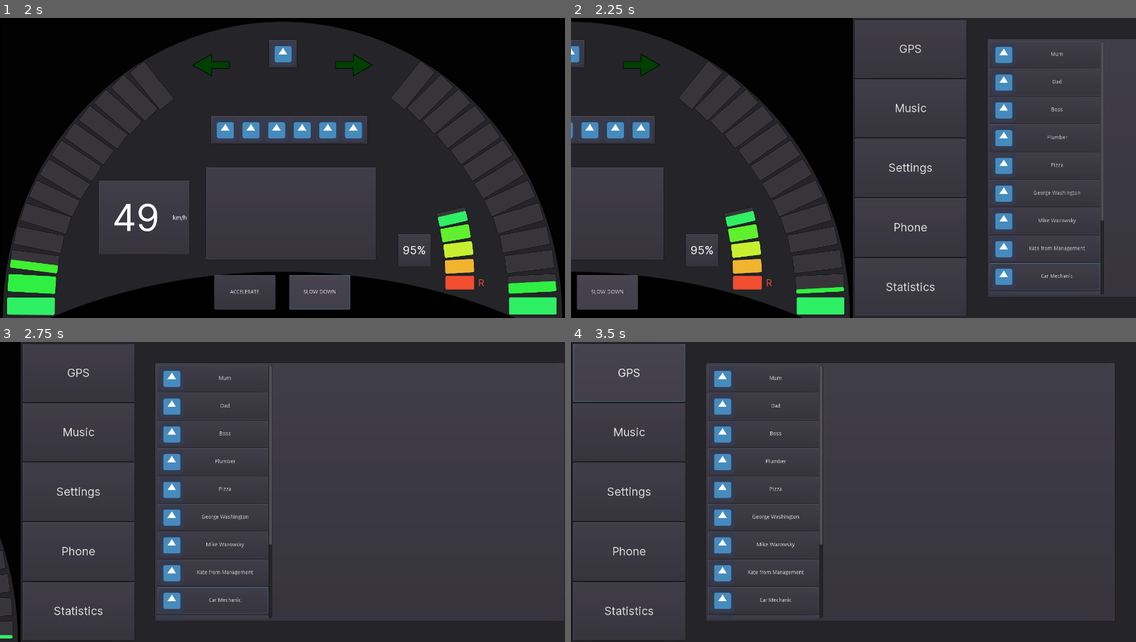
Above: before the commit, frames 1-4 (two rows, left to right).
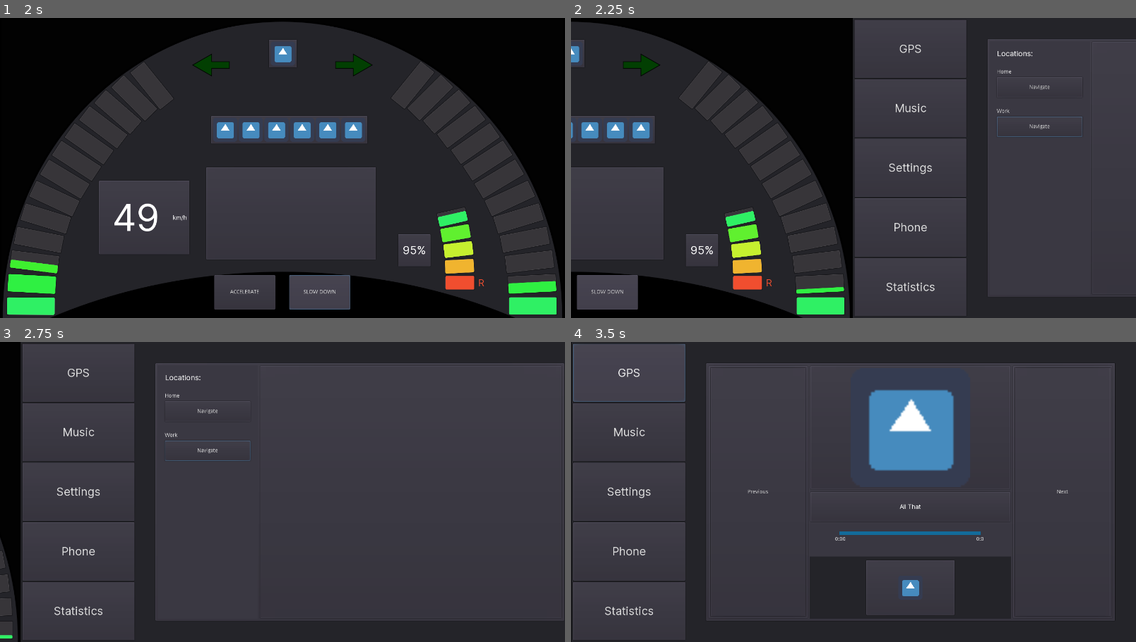
Above: after the commit, the same moments.

Repository: przadkap/car-dashboard
Game: Godot game, scene res://App.tscn
Two runs of this game, one before a commit and one after it. Both use one fixed random seed, a clock stepped at 60 frames per second and the inputs below. Before the commit the project starts from res://BTWScreen/BehindTheWheelScreen.tscn. The engine's default icon, where the game draws it, is replaced by a stand-in: a white triangle on a blue panel in a dark square. Sound files missing from this copy of the repository are replaced by a short silence.
Inputs:
- Up to frame 1 (2 s): click "ACCELERATE" at 0.5 s; click "SLOW DOWN" at 1.25 s
- Up to frame 2 (2.25 s): tap Enter at 2 s; hold Right from 2.03 s (still down); tap 0 at 2.1 s
- Up to frame 3 (2.75 s): keep holding Right
- Up to frame 4 (3.5 s): release Right at 2.75 s; click "GPS" at 2.75 s

Frame 1 is identical in both runs. In frame 2, 2.1% of the frame differs, in the area x 74-95%, y 7-93%; in frame 3, 2.2%; in frame 4, 7.1%, in the area x 24-88%, y 7-93%.

Commit message:
setup gps skeleton

Diff:
--- a/Car Dashboard/BTWScreen/BehindTheWheelScreen.tscn
+++ b/Car Dashboard/App.tscn
@@ -1,33 +1,33 @@
-[gd_scene load_steps=30 format=2]
+[gd_scene load_steps=32 format=2]
 
 [ext_resource path="res://BTWScreen/Accelerometer/Accelerometer.gd" type="Script" id=1]
 [ext_resource path="res://App.gd" type="Script" id=2]
-[ext_resource path="res://BTWScreen/FuelMeter/FuelMeter.gd" type="Script" id=3]
-[ext_resource path="res://BTWScreen/Tachometer/Tachometer.gd" type="Script" id=4]
-[ext_resource path="res://images/icon.png" type="Texture" id=5]
-[ext_resource path="res://images/BTWMask.png" type="Texture" id=6]
-[ext_resource path="res://fonts/Inter-V.ttf" type="DynamicFontData" id=7]
+[ext_resource path="res://MMScreen/Content.gd" type="Script" id=3]
+[ext_resource path="res://MMScreen/contents/MusicPlayer.tscn" type="PackedScene" id=4]
+[ext_resource path="res://MMScreen/Phone.tscn" type="PackedScene" id=5]
+[ext_resource path="res://MMScreen/styleboxes/multimedia_tiles.tres" type="StyleBox" id=6]
+[ext_resource path="res://MMScreen/styleboxes/multimedia_sidebar.tres" type="StyleBox" id=7]
 [ext_resource path="res://BTWScreen/styleboxes/level-1.tres" type="StyleBox" id=8]
-[ext_resource path="res://images/turn_active.png" type="Texture" id=9]
-[ext_resource path="res://images/turn_idle.png" type="Texture" id=10]
-[ext_resource path="res://BTWScreen/TurnLeft.gd" type="Script" id=11]
-[ext_resource path="res://BTWScreen/TurnRight.gd" type="Script" id=12]
-[ext_resource path="res://MMScreen/styleboxes/multimedia_tiles.tres" type="StyleBox" id=13]
-[ext_resource path="res://MMScreen/PanelContainer.gd" type="Script" id=14]
-[ext_resource path="res://MMScreen/contents/MusicPlayer.tscn" type="PackedScene" id=15]
-[ext_resource path="res://MMScreen/styleboxes/multimedia_sidebar.tres" type="StyleBox" id=16]
-[ext_resource path="res://BTWScreen/SpeedDigits.gd" type="Script" id=17]
-[ext_resource path="res://BTWScreen/FuelDigits.gd" type="Script" id=18]
-[ext_resource path="res://BTWScreen/MultimediaScreen.gd" type="Script" id=19]
-[ext_resource path="res://MMScreen/Phone.tscn" type="PackedScene" id=20]
-[ext_resource path="res://MMScreen/Content.gd" type="Script" id=21]
+[ext_resource path="res://BTWScreen/FuelDigits.gd" type="Script" id=9]
+[ext_resource path="res://BTWScreen/TurnLeft.gd" type="Script" id=10]
+[ext_resource path="res://BTWScreen/FuelMeter/FuelMeter.gd" type="Script" id=11]
+[ext_resource path="res://BTWScreen/MultimediaScreen.gd" type="Script" id=12]
+[ext_resource path="res://BTWScreen/SpeedDigits.gd" type="Script" id=13]
+[ext_resource path="res://BTWScreen/Tachometer/Tachometer.gd" type="Script" id=14]
+[ext_resource path="res://BTWScreen/TurnRight.gd" type="Script" id=15]
+[ext_resource path="res://MMScreen/PanelContainer.gd" type="Script" id=16]
+[ext_resource path="res://fonts/Inter-V.ttf" type="DynamicFontData" id=17]
+[ext_resource path="res://images/icon.png" type="Texture" id=18]
+[ext_resource path="res://images/turn_idle.png" type="Texture" id=19]
+[ext_resource path="res://images/turn_active.png" type="Texture" id=20]
+[ext_resource path="res://images/BTWMask.png" type="Texture" id=21]
 
 [sub_resource type="DynamicFont" id=1]
 size = 100
-font_data = ExtResource( 7 )
+font_data = ExtResource( 17 )
 
 [sub_resource type="DynamicFont" id=2]
-font_data = ExtResource( 7 )
+font_data = ExtResource( 17 )
 
 [sub_resource type="StyleBoxEmpty" id=3]
 
@@ -35,19 +35,30 @@
 
 [sub_resource type="DynamicFont" id=5]
 size = 30
-font_data = ExtResource( 7 )
+font_data = ExtResource( 17 )
 
 [sub_resource type="DynamicFont" id=6]
 size = 50
-font_data = ExtResource( 7 )
+font_data = ExtResource( 17 )
 
 [sub_resource type="DynamicFont" id=7]
 size = 30
-font_data = ExtResource( 7 )
-
-[sub_resource type="DynamicFont" id=11]
+font_data = ExtResource( 17 )
+
+[sub_resource type="StyleBoxFlat" id=9]
+content_margin_left = 20.0
+content_margin_right = 20.0
+content_margin_top = 20.0
+content_margin_bottom = 20.0
+bg_color = Color( 0.231373, 0.223529, 0.262745, 1 )
+
+[sub_resource type="DynamicFont" id=10]
+size = 20
+font_data = ExtResource( 17 )
+
+[sub_resource type="DynamicFont" id=8]
 size = 25
-font_data = ExtResource( 7 )
+font_data = ExtResource( 17 )
 
 [node name="App" type="Control"]
 margin_left = 2.1189
@@ -948,13 +959,96 @@
 size_flags_horizontal = 3
 size_flags_vertical = 3
 size_flags_stretch_ratio = 4.0
-custom_styles/panel = ExtResource( 13 )
-script = ExtResource( 21 )
-
-[node name="MusicPlayer" parent="MultimediaScreen/PanelContainer/SideSeparator/Content" instance=ExtResource( 15 )]
+custom_styles/panel = ExtResource( 6 )
+script = ExtResource( 3 )
+
+[node name="GPS" type="PanelContainer" parent="MultimediaScreen/PanelContainer/SideSeparator/Content"]
+margin_left = 50.0
+margin_top = 50.0
+margin_right = 1139.0
+margin_bottom = 740.0
+
+[node name="HBoxContainer" type="HBoxContainer" parent="MultimediaScreen/PanelContainer/SideSeparator/Content/GPS"]
+margin_left = 7.0
+margin_top = 7.0
+margin_right = 1082.0
+margin_bottom = 683.0
+
+[node name="Locations" type="PanelContainer" parent="MultimediaScreen/PanelContainer/SideSeparator/Content/GPS/HBoxContainer"]
+margin_right = 267.0
+margin_bottom = 676.0
+size_flags_horizontal = 3
+size_flags_vertical = 3
+custom_styles/panel = SubResource( 9 )
+
+[node name="LocationList" type="VBoxContainer" parent="MultimediaScreen/PanelContainer/SideSeparator/Content/GPS/HBoxContainer/Locations"]
+margin_left = 20.0
+margin_top = 20.0
+margin_right = 247.0
+margin_bottom = 656.0
+custom_constants/separation = 30
+
+[node name="Title" type="Label" parent="MultimediaScreen/PanelContainer/SideSeparator/Content/GPS/HBoxContainer/Locations/LocationList"]
+margin_right = 227.0
+margin_bottom = 25.0
+custom_fonts/font = SubResource( 10 )
+text = "Locations:"
+
+[node name="Home" type="VBoxContainer" parent="MultimediaScreen/PanelContainer/SideSeparator/Content/GPS/HBoxContainer/Locations/LocationList"]
+margin_top = 55.0
+margin_right = 227.0
+margin_bottom = 130.0
+rect_min_size = Vector2( 0, 75 )
+custom_constants/separation = 7
+
+[node name="PlaceName" type="Label" parent="MultimediaScreen/PanelContainer/SideSeparator/Content/GPS/HBoxContainer/Locations/LocationList/Home"]
+margin_right = 227.0
+margin_bottom = 14.0
+size_flags_horizontal = 3
+text = "Home"
+
+[node name="Navigate" type="Button" parent="MultimediaScreen/PanelContainer/SideSeparator/Content/GPS/HBoxContainer/Locations/LocationList/Home"]
+margin_top = 21.0
+margin_right = 227.0
+margin_bottom = 75.0
+size_flags_horizontal = 3
+size_flags_vertical = 3
+text = "Navigate"
+
+[node name="Work" type="VBoxContainer" parent="MultimediaScreen/PanelContainer/SideSeparator/Content/GPS/HBoxContainer/Locations/LocationList"]
+margin_top = 160.0
+margin_right = 227.0
+margin_bottom = 235.0
+rect_min_size = Vector2( 0, 75 )
+custom_constants/separation = 7
+
+[node name="PlaceName" type="Label" parent="MultimediaScreen/PanelContainer/SideSeparator/Content/GPS/HBoxContainer/Locations/LocationList/Work"]
+margin_right = 227.0
+margin_bottom = 14.0
+size_flags_horizontal = 3
+text = "Work"
+
+[node name="Navigate" type="Button" parent="MultimediaScreen/PanelContainer/SideSeparator/Content/GPS/HBoxContainer/Locations/LocationList/Work"]
+margin_top = 21.0
+margin_right = 227.0
+margin_bottom = 75.0
+size_flags_horizontal = 3
+size_flags_vertical = 3
+text = "Navigate"
+
+[node name="Map" type="PanelContainer" parent="MultimediaScreen/PanelContainer/SideSeparator/Content/GPS/HBoxContainer"]
+margin_left = 271.0
+margin_right = 1075.0
+margin_bottom = 676.0
+size_flags_horizontal = 3
+size_flags_vertical = 3
+size_flags_stretch_ratio = 3.0
+
+[node name="MusicPlayer" parent="MultimediaScreen/PanelContainer/SideSeparator/Content" instance=ExtResource( 4 )]
 visible = false
 
-[node name="Phone" parent="MultimediaScreen/PanelContainer/SideSeparator/Content" instance=ExtResource( 20 )]
+[node name="Phone" parent="MultimediaScreen/PanelContainer/SideSeparator/Content" instance=ExtResource( 5 )]
+visible = false
 
 [node name="MusicAudio" type="AudioStreamPlayer" parent="MultimediaScreen"]
 volume_db = -10.0
--- a/Car Dashboard/BTWScreen/MultimediaScreen.gd
+++ b/Car Dashboard/BTWScreen/MultimediaScreen.gd
@@ -84,7 +84,7 @@
 
 
 func _on_GPS_pressed():
-	pass # Replace with function body.
+	emit_signal("content_changed", "music")
 
 
 func _on_Music_pressed():
--- a/Car Dashboard/MMScreen/CallButton.gd
+++ b/Car Dashboard/MMScreen/CallButton.gd
@@ -11,7 +11,7 @@
 func _on_Timer_timeout():
 	animation_progress = (animation_progress + 1) % 4
 	text = "Calling " + contact_name
-	for dot in range(0, animation_progress):
+	for _dot in range(0, animation_progress):
 		text += "."
 
 func _toggled(button_pressed):
--- a/Car Dashboard/MMScreen/Content.gd
+++ b/Car Dashboard/MMScreen/Content.gd
@@ -12,7 +12,7 @@
 # Called when the node enters the scene tree for the first time.
 func _ready():
 	scenes = {
-		"gps": "",
+		"gps": $GPS,
 		"music": $MusicPlayer,
 		"phone": $Phone,
 	}
--- a/Car Dashboard/project.godot
+++ b/Car Dashboard/project.godot
@@ -16,7 +16,7 @@
 [application]
 
 config/name="Car Dashboard"
-run/main_scene="res://BTWScreen/BehindTheWheelScreen.tscn"
+run/main_scene="res://App.tscn"
 config/icon="res://images/icon.png"
 
 [autoload]
Not shown: 15 places in Car Dashboard/App.tscn that only renumber resources
